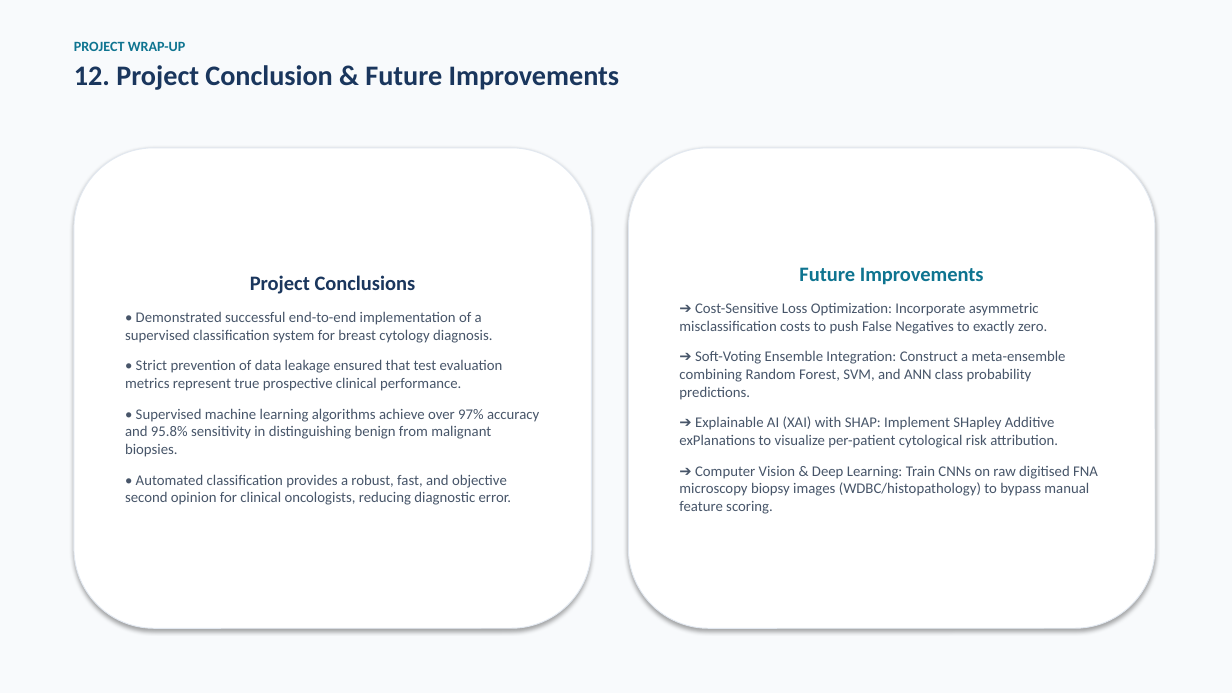
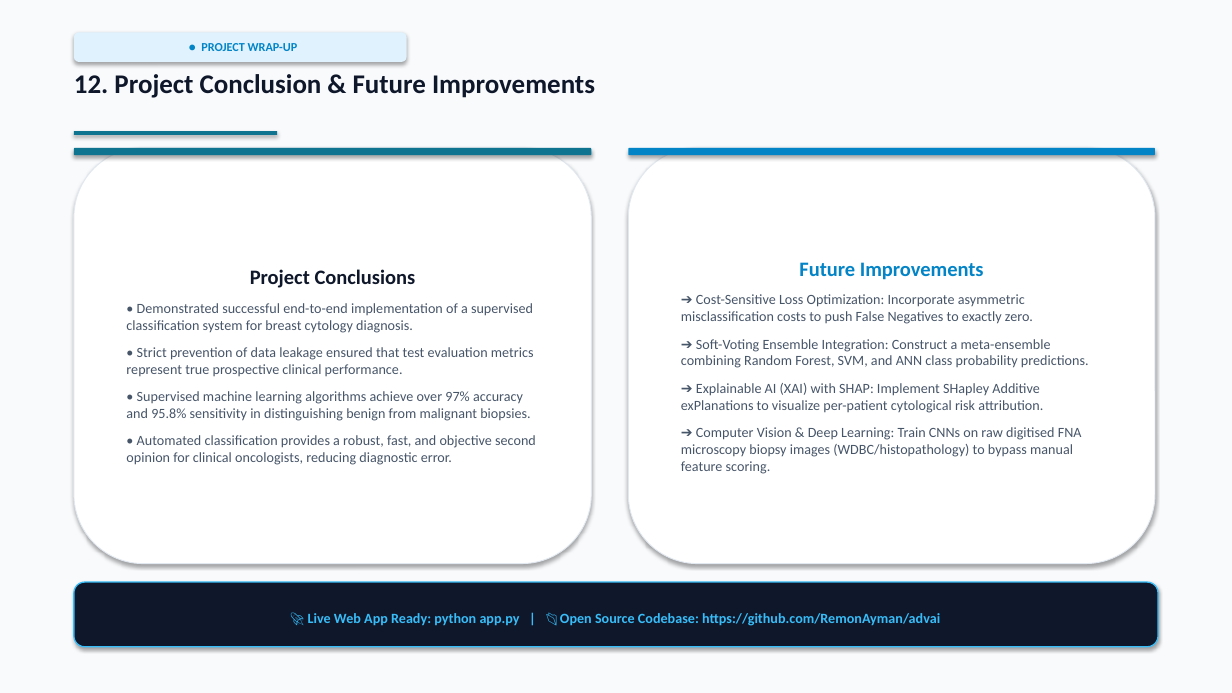
Before and after one commit to RemonAyman/advai, a slide deck: slide 13 of breast_cancer_classification_presentation.pptx. Drawn at 1232x693 pixels with LibreOffice and Linux fonts; fonts in the diff are those of the drawing. Boxes give left, top, right and bottom in pixels: in the first picture for what was removed or moved away, otherwise in the second. Text is boxed around its words. In the diff, an @@ line names an element or a change of style, - is before the commit and + after.

```diff
--- a/breast_cancer_classification_presentation.pptx
+++ b/breast_cancer_classification_presentation.pptx
@@ text at (74, 41, 186, 51): paragraph removed @@
-PROJECT WRAP-UP
@@ rounded rectangle added at (74, 32, 407, 62), fill #E0F2FE, 9.5 pt, text #0284C7, bold @@
+● PROJECT WRAP-UP
@@ text "12. Project Conclusion & Future ...": place and size @@
-text "12. Project Conclusion & Future ..." at (74, 41, 620, 90)
+text "12. Project Conclusion & Future ..." at (74, 74, 595, 98)
@@ text "12. Project Conclusion & Future ..." at (74, 74, 595, 98): size 22 to 21 pt, text colour #1A365D to #0F172A; less space between paragraphs @@
@@ rounded rectangle "Project Conclusions": place and size @@
-rounded rectangle "Project Conclusions" at (74, 148, 592, 628)
+rounded rectangle "Project Conclusions" at (74, 148, 592, 564)
@@ rounded rectangle "Project Conclusions" at (74, 148, 592, 564): text colour #1A365D to #0F172A in "Project Conclusions"; size 11.5 to 11 pt; less space between paragraphs @@
@@ rectangle added at (74, 131, 277, 135), fill #0E7490 @@
@@ rounded rectangle added at (74, 148, 592, 155), fill #0E7490 @@
@@ rounded rectangle "Future Improvements": place and size @@
-rounded rectangle "Future Improvements" at (628, 148, 1155, 628)
+rounded rectangle "Future Improvements" at (628, 148, 1155, 564)
@@ rounded rectangle "Future Improvements" at (628, 148, 1155, 564): text colour #0E7490 to #0284C7 in "Future Improvements"; size 11.5 to 11 pt; less space between paragraphs @@
@@ rounded rectangle added at (628, 148, 1155, 155), fill #0284C7 @@
@@ rounded rectangle added at (74, 582, 1158, 647), fill #0F172A, outline #38BDF8 1 pt, 11 pt, text #38BDF8, bold @@
+🚀 Live Web App Ready: python app.py | 📂 Open Source Codebase: https://github.com/RemonAyman/advai
```
Also in this commit, not shown: 12 other slides changed, 2 other files.
